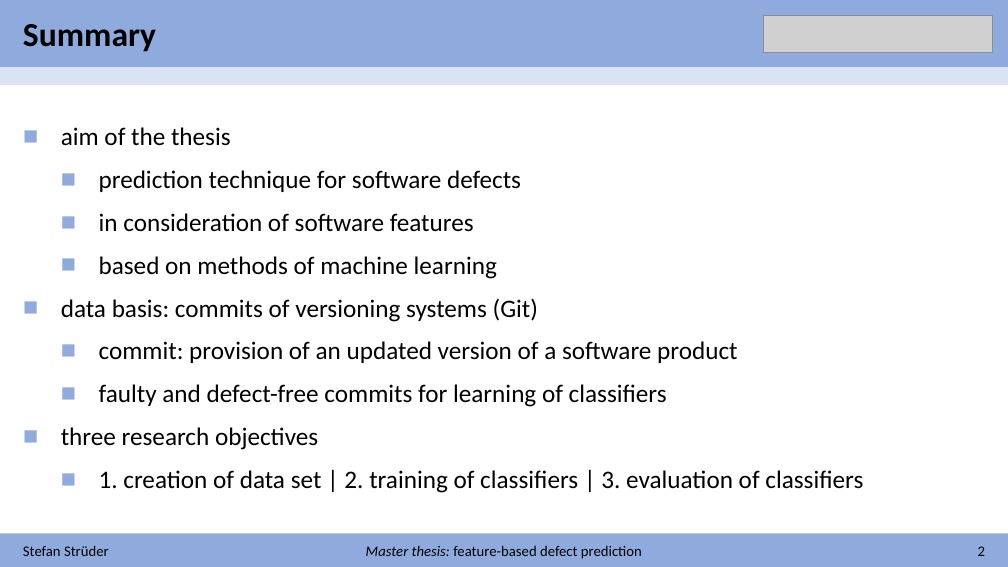
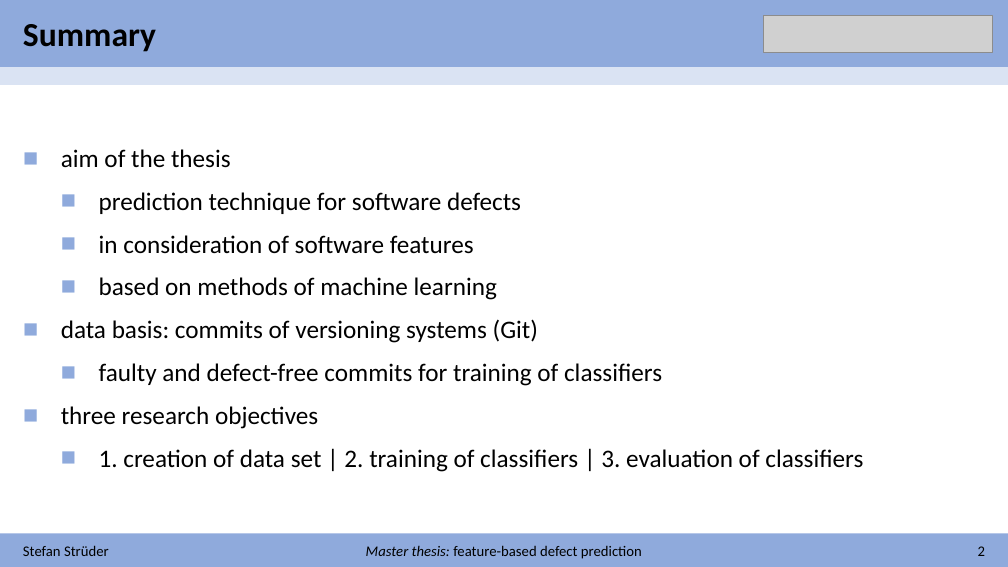
Before and after one commit to stefanstrueder/MA_Strueder, a slide deck: slide 2 of Zwischenbericht/Zwischenbericht.pptx. Drawn at 1008x567 pixels with LibreOffice and Linux fonts; fonts in the diff are those of the drawing; grey boxes stand for pictures. Boxes give left, top, right and bottom in pixels: in the first picture for what was removed or moved away, otherwise in the second. Text is boxed around its words. In the diff, an @@ line names an element or a change of style, - is before the commit and + after.

```diff
--- a/Zwischenbericht/Zwischenbericht.pptx
+++ b/Zwischenbericht/Zwischenbericht.pptx
@@ text "aim of the thesis": place and size @@
-text "aim of the thesis" at box(61, 127, 863, 493)
+text "aim of the thesis" at box(61, 149, 863, 472)
@@ text at box(99, 363, 662, 386): text changed @@
-  ■ commit: provision of an updated version of a software product
-  ■ faulty and defect-free commits for learning of classifiers
+  ■ faulty and defect-free commits for training of classifiers
```
Also in this commit, not shown: 14 other slides changed, 1 other file.
